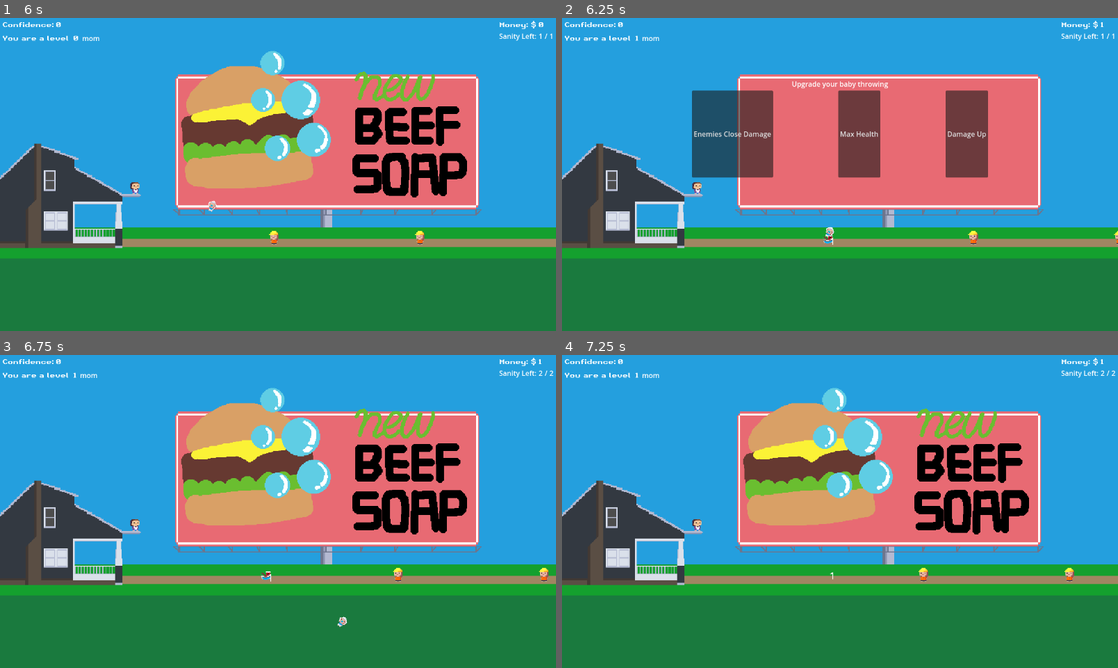
Above: before the commit, frames 1-4 (two rows, left to right).
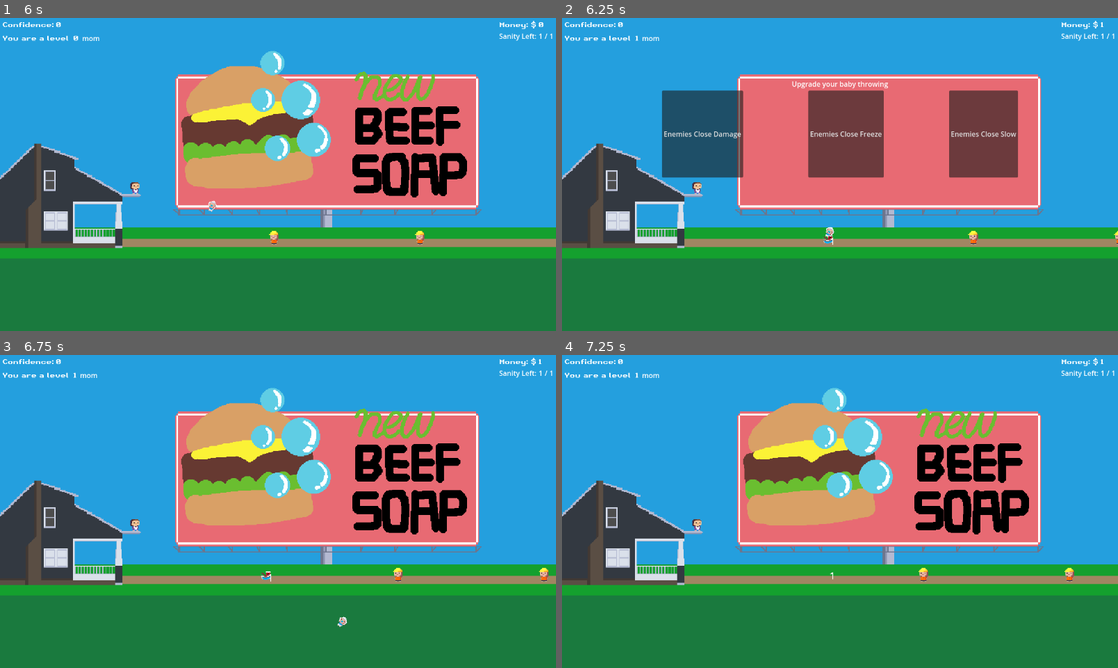
Above: after the commit, the same moments.

Repository: HypotheticalWhale/BabyThrowingSim
Game: Godot game, scene res://Scenes/Main.tscn
Two runs of this game, one before a commit and one after it. Both use one fixed random seed, a clock stepped at 60 frames per second and the inputs below.
Inputs (mouse positions are in pixels of both pictures, inside the frame that each line leads up to):
- Up to frame 1 (6 s): click (16, 221) at 0.5 s; click (16, 221) at 1.25 s; click (16, 221) at 2 s; move the mouse to (400, 158) at 2.77 s; hold Space (shoot) 2.78-3.53 s; move the mouse to (166, 190) at 3.52 s; tap Space (shoot) at 3.6, 5.1 s; move the mouse to (333, 105) at 4.27 s; hold Space (shoot) 4.28-5.03 s; move the mouse to (250, 237) at 5.02 s; move the mouse to (444, 221) at 5.77 s; hold Space (shoot) from 5.78 s (still down)
- Up to frame 2 (6.25 s): keep holding Space (shoot)
- Up to frame 3 (6.75 s): release Space (shoot) at 6.5 s; click "Max Health" (after the commit: "Enemies Close Freeze") at 6.5 s
- Up to frame 4 (7.25 s): no input

Frame 1 is identical in both runs. In frame 2, 6.7% of the frame differs, in the area x 18-82%, y 23-52%; in frame 3, less than 0.1%; in frame 4, less than 0.1%.

Commit message:
asd

Diff:
--- a/Player/Player.gd
+++ b/Player/Player.gd
@@ -11,7 +11,6 @@
 	"exploding":0,
 	"bounce":0,
 	"multi":0,
-	"slow":0,
 	"enemies-spawn-less":0,
 	"enemies-close-freeze":0,
 	"enemies-close-damage":0,
@@ -23,7 +22,7 @@
 	"heal-periodically":0,
 	"charge-shot-bigger":0
 }
-
+var enemies_spawn_less_options = [1,0.95,0.9,0.85,0.8,0.75]
 @onready var reload_timer = $reload_timer
 @export var MAX_HEALTH = 1
 
--- a/UI/GlobalVars.gd
+++ b/UI/GlobalVars.gd
@@ -5,6 +5,7 @@
 var current_money = 0
 var current_level:int = 0
 var exp_to_next_level:int = 1
+var spawn_less_multiplier = 0
 
 func _ready():
 	pass # Replace with function body.
--- a/UI/LevelUpOptions.gd
+++ b/UI/LevelUpOptions.gd
@@ -4,7 +4,6 @@
 	"exploding",
 	"bounce",
 	"multi",
-	"slow",
 	"enemies-spawn-less",
 	"enemies-close-freeze",
 	"enemies-close-damage",
